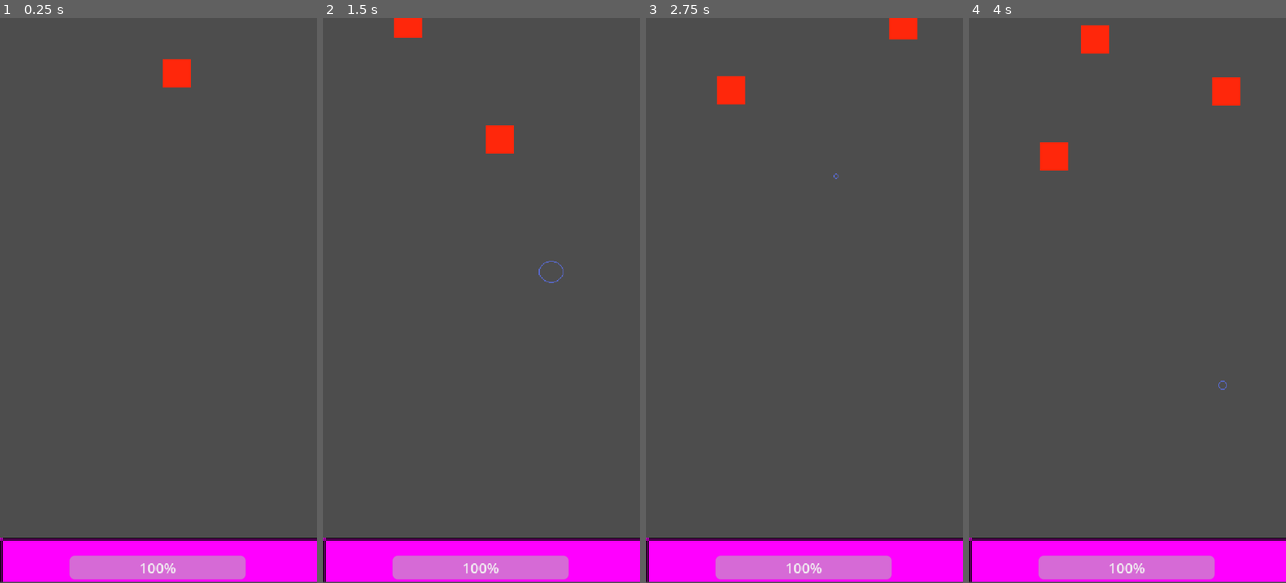
Above: before the commit, frames 1-4 (left to right).
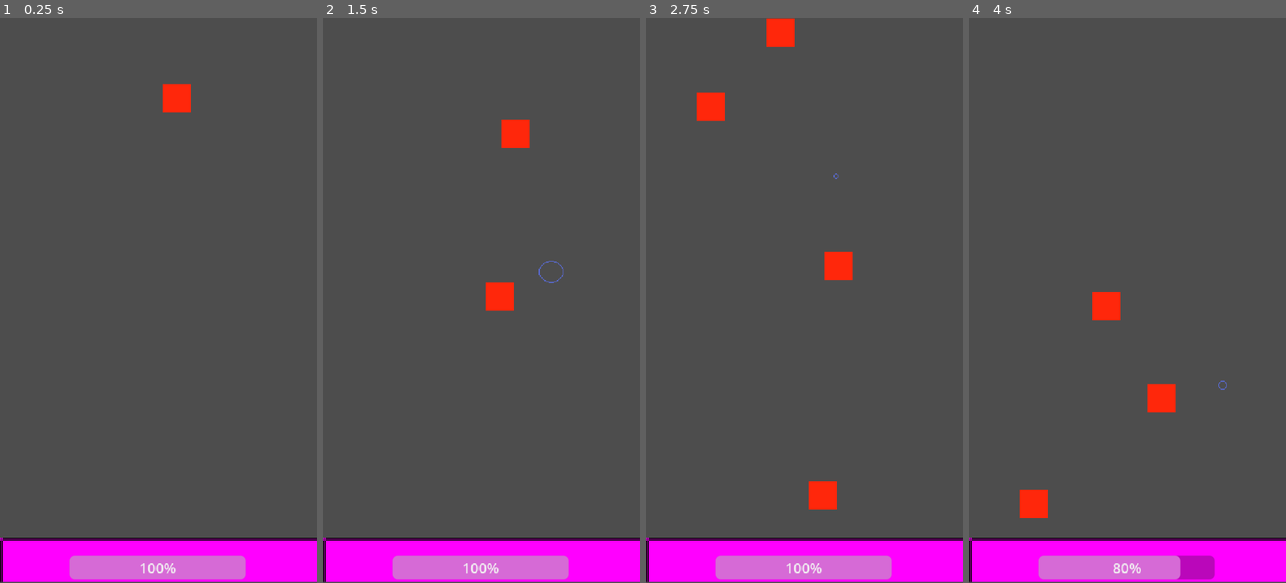
Above: after the commit, the same moments.

Repository: Mholliday6611/giant-siege
Game: Godot game, scene res://scenes/game_world.tscn
Same seed, same stepped clock (60 frames per second), same inputs: the game is played once before the commit and once after it.
Inputs (mouse positions are in pixels of both pictures, inside the frame that each line leads up to):
- Up to frame 1 (0.25 s): no input
- Up to frame 2 (1.5 s): move the mouse to (551, 272) at 0.52 s; press the mouse at (551, 272) at 0.53 s; move the mouse to (418, 328) at 1.27 s; release the mouse at (418, 328) at 1.28 s; click (418, 328) at 1.35 s
- Up to frame 3 (2.75 s): move the mouse to (836, 176) at 2.02 s; press the mouse at (836, 176) at 2.03 s
- Up to frame 4 (4 s): move the mouse to (1111, 413) at 2.77 s; release the mouse at (1111, 413) at 2.78 s; click (1111, 413) at 2.85 s; move the mouse to (1222, 385) at 3.52 s; press the mouse at (1222, 385) at 3.53 s

The runs differ from the first frame. In frame 1, 0.8% of the frame differs, in the area x 51-61%, y 7-17%; in frame 2, 1.4%; in frame 3, 2.5%; in frame 4, 3.3%, in the area x 16-86%, y 1-100%.

Commit message:
Update enemy spawner to give random speed

Diff:
--- a/enemy_spawner.gd
+++ b/enemy_spawner.gd
@@ -26,9 +26,11 @@
 	print(spawn_pos)
 	# 3. Instantiate and place the enemy
 	var enemy_instance = enemy_scene.instantiate()
+	var enemy_speed = randi_range(1,8)
+	enemy_instance.SPEED = enemy_speed
 	enemy_instance.global_position = spawn_pos
 	# Add to scene (use call_deferred if spawning during physics processing)
 	get_parent().add_child(enemy_instance)
-	var delay = randf_range(1,2)
+	var delay = randf_range(.1,2)
 	await get_tree().create_timer(delay).timeout
 	should_spawn = true
--- a/scenes/game_world.tscn
+++ b/scenes/game_world.tscn
@@ -33,6 +33,7 @@
 text = "Game Over Try Again!"
 
 [node name="Button" type="Button" parent="GamveOverUI" unique_id=2140549089]
+z_index = 100
 layout_mode = 2
 text = "Reset Game"
 
--- a/scripts/enemy.gd
+++ b/scripts/enemy.gd
@@ -1,6 +1,6 @@
 extends Node2D
 
-@export var SPEED = 1
+@export var SPEED = 5
 
 # Called when the node enters the scene tree for the first time.
 func _ready() -> void:
